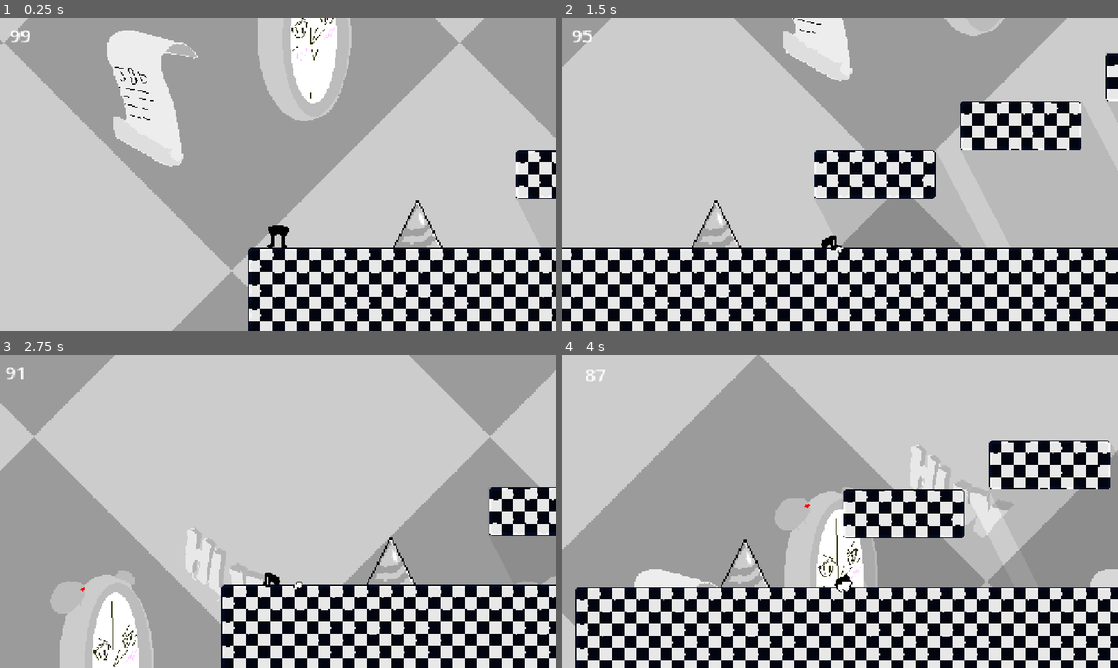
Above: before the commit, frames 1-4 (two rows, left to right).
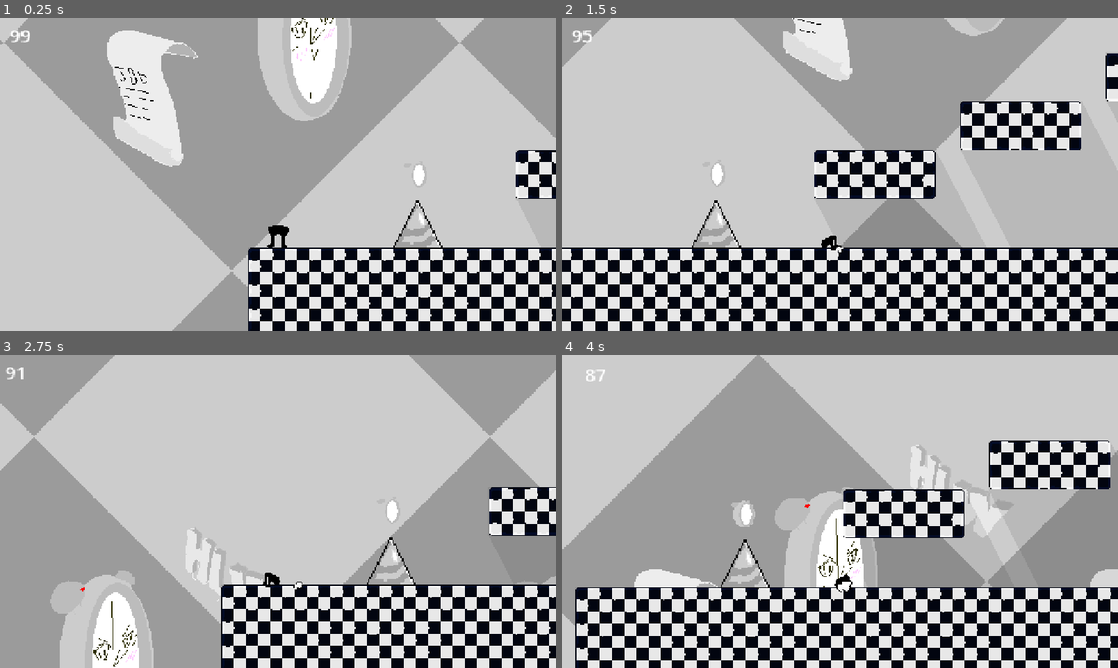
Above: after the commit, the same moments.

Repository: R3pak/GMTK-Game-Jam-2026
Game: Godot game, scene res://scenes/main.tscn
Two runs of this game, one before a commit and one after it. Both use one fixed random seed, a clock stepped at 60 frames per second and the inputs below. Sound files missing from this copy of the repository are replaced by a short silence.
Inputs:
- Up to frame 1 (0.25 s): no input
- Up to frame 2 (1.5 s): hold D (right) from 0.53 s (still down); tap E (dash) at 0.6 s; tap Space (jump) at 0.77 s; tap Shift (run) at 1.35 s
- Up to frame 3 (2.75 s): tap Space (jump) at 1.52 s; release D (right) at 2.03 s; hold A (left) from 2.03 s (still down); tap E (dash) at 2.1 s
- Up to frame 4 (4 s): release A (left) at 2.78 s; hold D (right) from 2.78 s (still down); tap Shift (run) at 2.85 s; tap Space (jump) at 3.02, 3.77 s; tap E (dash) at 3.6 s

The runs differ from the first frame. In frame 1, 0.1% of the frame differs, in the area x 74-77%, y 46-54%; in frame 2, 0.1%; in frame 3, 0.1%; in frame 4, 0.3%, in the area x 30-35%, y 46-55%.

Commit message:
clocktimeadditionnationhyperpigmentation
added a small clock that once picked up increases your remaining time

Diff:
--- /dev/null
+++ b/scenes/clockwork.gd
@@ -0,0 +1,10 @@
+extends Area2D
+
+func _ready() -> void:
+	$AnimationPlayer.play("hover")
+
+
+func _on_body_entered(body: Node2D) -> void:
+	if body.has_method("timer_plus"):
+		body.timer_plus(2.0)
+		queue_free()
--- /dev/null
+++ b/scenes/clockwork.tscn
@@ -0,0 +1,60 @@
+[gd_scene format=3 uid="uid://fe3esvp7rfq7"]
+
+[ext_resource type="Texture2D" uid="uid://rija137j3yr8" path="res://graphics/sprites/small clock(1).png" id="1_8uwwm"]
+[ext_resource type="Script" uid="uid://cyiajy2fu1hct" path="res://scenes/clockwork.gd" id="1_yvhp1"]
+
+[sub_resource type="RectangleShape2D" id="RectangleShape2D_g4v7s"]
+size = Vector2(31, 32)
+
+[sub_resource type="Animation" id="Animation_yvhp1"]
+length = 0.001
+tracks/0/type = "value"
+tracks/0/imported = false
+tracks/0/enabled = true
+tracks/0/path = NodePath("Sprite2D:position")
+tracks/0/interp = 1
+tracks/0/loop_wrap = true
+tracks/0/keys = {
+"times": PackedFloat32Array(0),
+"transitions": PackedFloat32Array(1),
+"update": 0,
+"values": [Vector2(2, -29)]
+}
+
+[sub_resource type="Animation" id="Animation_6qjso"]
+resource_name = "hover"
+length = 0.6
+loop_mode = 1
+tracks/0/type = "value"
+tracks/0/imported = false
+tracks/0/enabled = true
+tracks/0/path = NodePath("Sprite2D:position")
+tracks/0/interp = 1
+tracks/0/loop_wrap = true
+tracks/0/keys = {
+"times": PackedFloat32Array(0, 0.3, 0.6),
+"transitions": PackedFloat32Array(1, 1, 1),
+"update": 0,
+"values": [Vector2(2, -29), Vector2(2, -32), Vector2(2, -29)]
+}
+
+[sub_resource type="AnimationLibrary" id="AnimationLibrary_3fp8f"]
+_data = {
+&"RESET": SubResource("Animation_yvhp1"),
+&"hover": SubResource("Animation_6qjso")
+}
+
+[node name="Clockwork" type="Area2D" unique_id=1449478794]
+script = ExtResource("1_yvhp1")
+
+[node name="CollisionShape2D" type="CollisionShape2D" parent="." unique_id=1973806176]
+shape = SubResource("RectangleShape2D_g4v7s")
+
+[node name="AnimationPlayer" type="AnimationPlayer" parent="." unique_id=1328173955]
+libraries/ = SubResource("AnimationLibrary_3fp8f")
+
+[node name="Sprite2D" type="Sprite2D" parent="." unique_id=600539379]
+position = Vector2(2, -29)
+texture = ExtResource("1_8uwwm")
+
+[connection signal="body_entered" from="." to="." method="_on_body_entered"]
--- a/scenes/main.tscn
+++ b/scenes/main.tscn
@@ -5,6 +5,7 @@
 [ext_resource type="PackedScene" uid="uid://b87hq2kmyp5ee" path="res://scenes/player.tscn" id="2_0wfyh"]
 [ext_resource type="Texture2D" uid="uid://qo417k3e6g77" path="res://graphics/backgrounds/AHM.png" id="2_tbgi4"]
 [ext_resource type="PackedScene" uid="uid://bh5vakkl0fugn" path="res://scenes/spike.tscn" id="3_sugp2"]
+[ext_resource type="PackedScene" uid="uid://fe3esvp7rfq7" path="res://scenes/clockwork.tscn" id="6_tefeu"]
 
 [sub_resource type="ShaderMaterial" id="ShaderMaterial_tefeu"]
 shader = ExtResource("1_tbgi4")
@@ -148,3 +149,6 @@
 rotation = -0.4792115
 energy = 0.1
 shadow_enabled = true
+
+[node name="Clockwork" parent="." unique_id=1449478794 instance=ExtResource("6_tefeu")]
+position = Vector2(223, -93)
--- a/scripts/player.gd
+++ b/scripts/player.gd
@@ -166,6 +166,11 @@
 	else:
 		$DustTimer.stop()
 
+func timer_plus(amount:float):
+	var add: float = $HealthTimer.time_left + amount
+	$HealthTimer.start(add)
+
+
 func take_damage(amount: float, knockback_dir: float) -> void:
 	var remaining: float = $HealthTimer.time_left - amount
 	$Camera2D.screen_shake(20, 0.2)
Binary file added: graphics/sprites/small clock(1).png
Not shown, added: graphics/sprites/small clock(1).png.import
Not shown, added: scenes/clockwork.gd.uid
